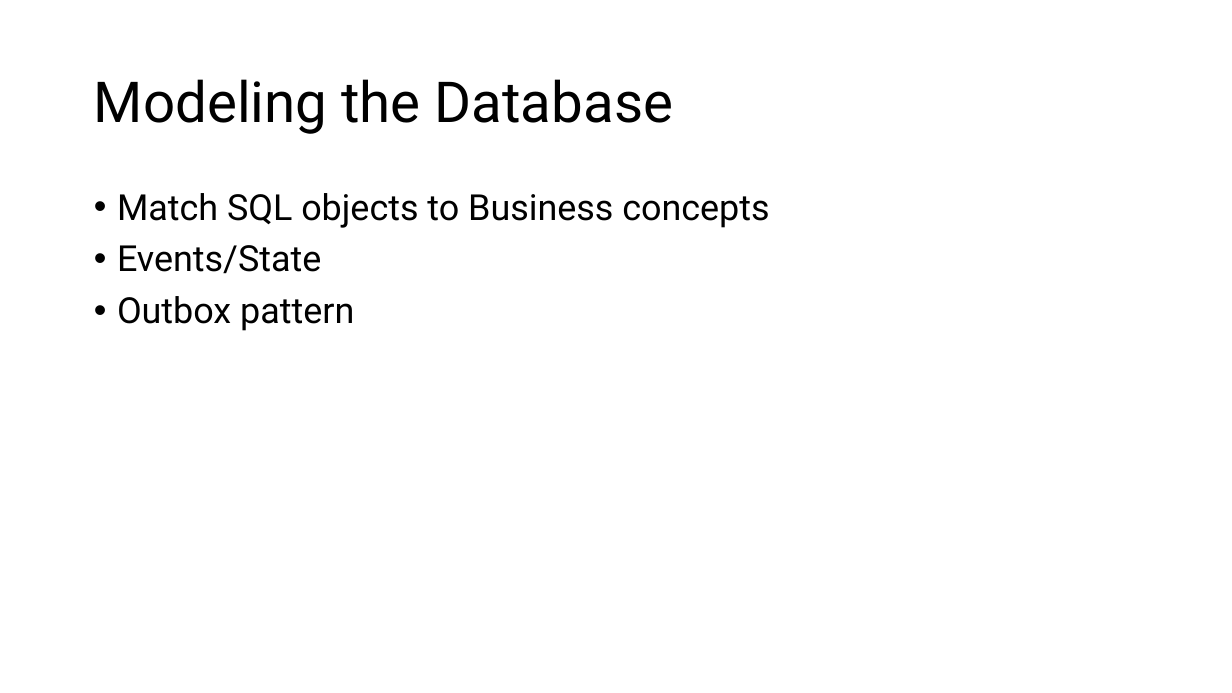
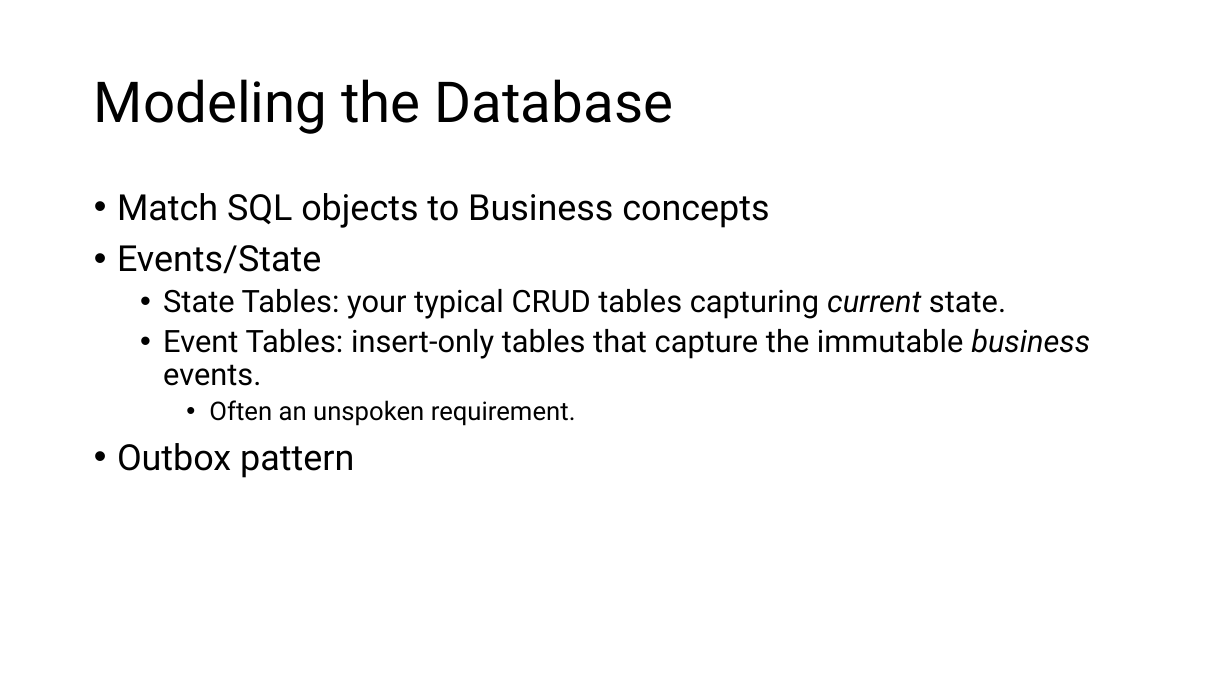
Before and after one commit to TheJuanitoLearnsShow/PodcastsManager, a slide deck: slide 9 of slides/VS sql project.pptx. Drawn at 1232x693 pixels with LibreOffice and Linux fonts; fonts in the diff are those of the drawing. Boxes give left, top, right and bottom in pixels: in the first picture for what was removed or moved away, otherwise in the second. Text is boxed around its words. In the diff, an @@ line names an element or a change of style, - is before the commit and + after.

```diff
--- a/slides/VS sql project.pptx
+++ b/slides/VS sql project.pptx
@@ text at (163,289,1090,426): paragraphs added @@
+  • State Tables: your typical CRUD tables capturing current state.
+  • Event Tables: insert-only tables that capture the immutable business events.
+    • Often an unspoken requirement.
```
Also in this commit, not shown: 4 other slides changed, 1 other file.
